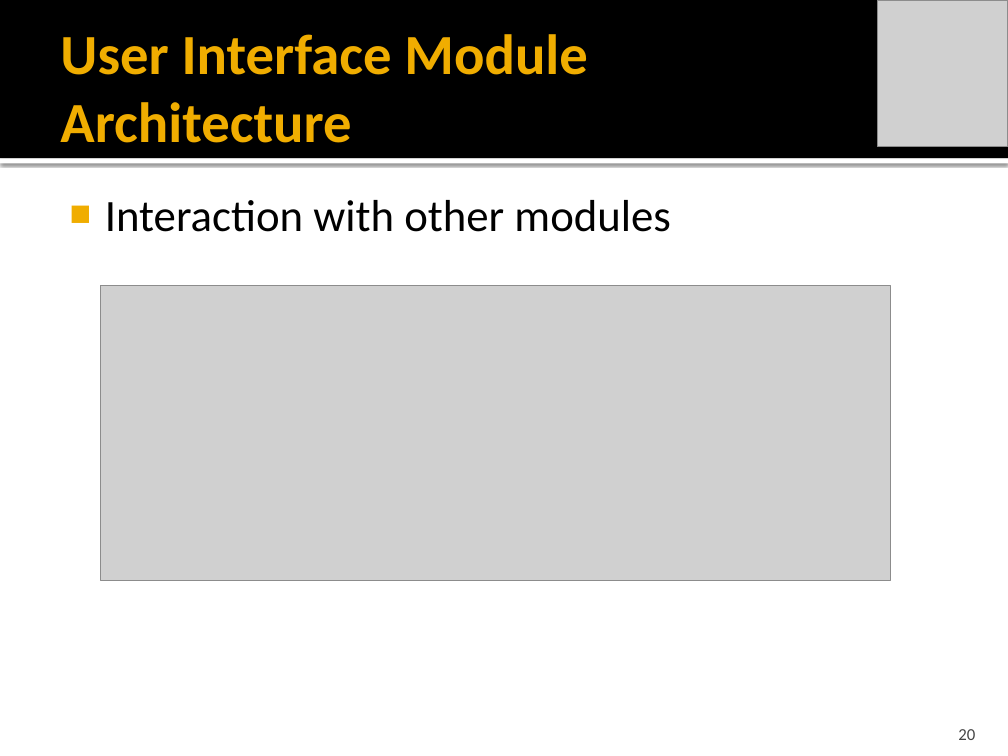
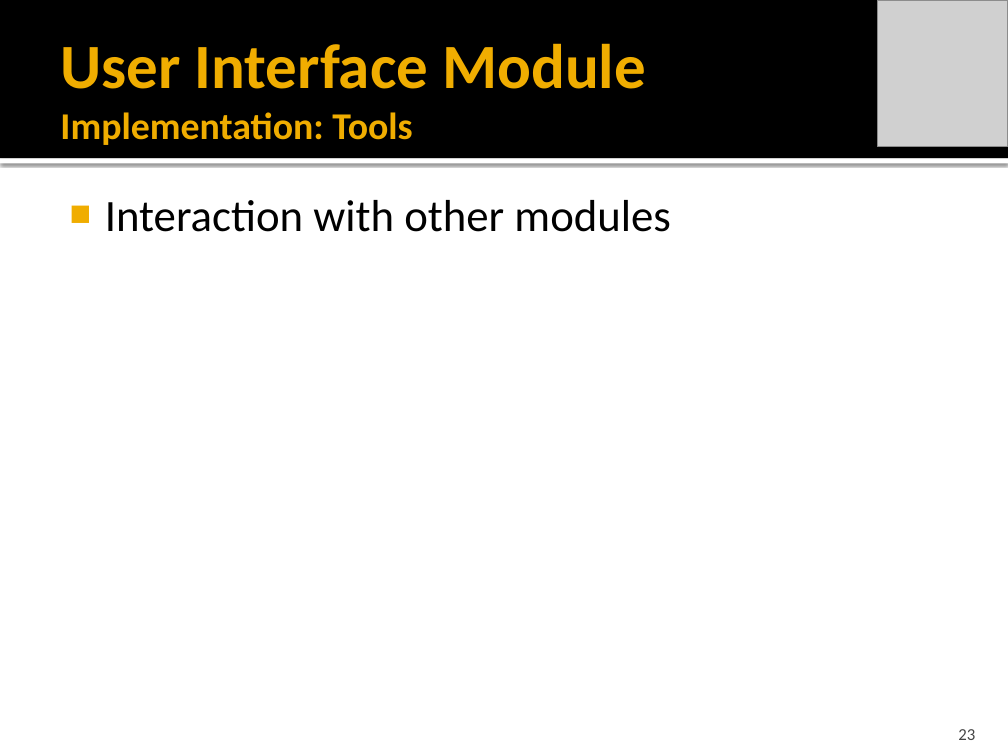
Before and after one commit to idxExtropy/duel-reality, a slide deck: slide 23 of Docs/DUEL REALITY .pptx (slide 20 before the commit). Drawn at 1008x756 pixels with LibreOffice and Linux fonts; fonts in the diff are those of the drawing; grey boxes stand for pictures. Boxes give left, top, right and bottom in pixels: in the first picture for what was removed or moved away, otherwise in the second. Text is boxed around its words. In the diff, an @@ line names an element or a change of style, - is before the commit and + after.

```diff
--- a/Docs/DUEL REALITY .pptx
+++ b/Docs/DUEL REALITY .pptx
@@ title at <box>60,43,646,145</box>: text changed; size 40.5 to 27 pt @@
-User Interface Module
-Architecture
+User Interface Module
+Implementation: Tools
@@ picture removed at <box>101,285,890,581</box> @@
@@ page number at <box>958,729,975,740</box>: text changed @@
-20
+23
```
Also in this commit, not shown: 1 other slide changed, 8 slides added.
